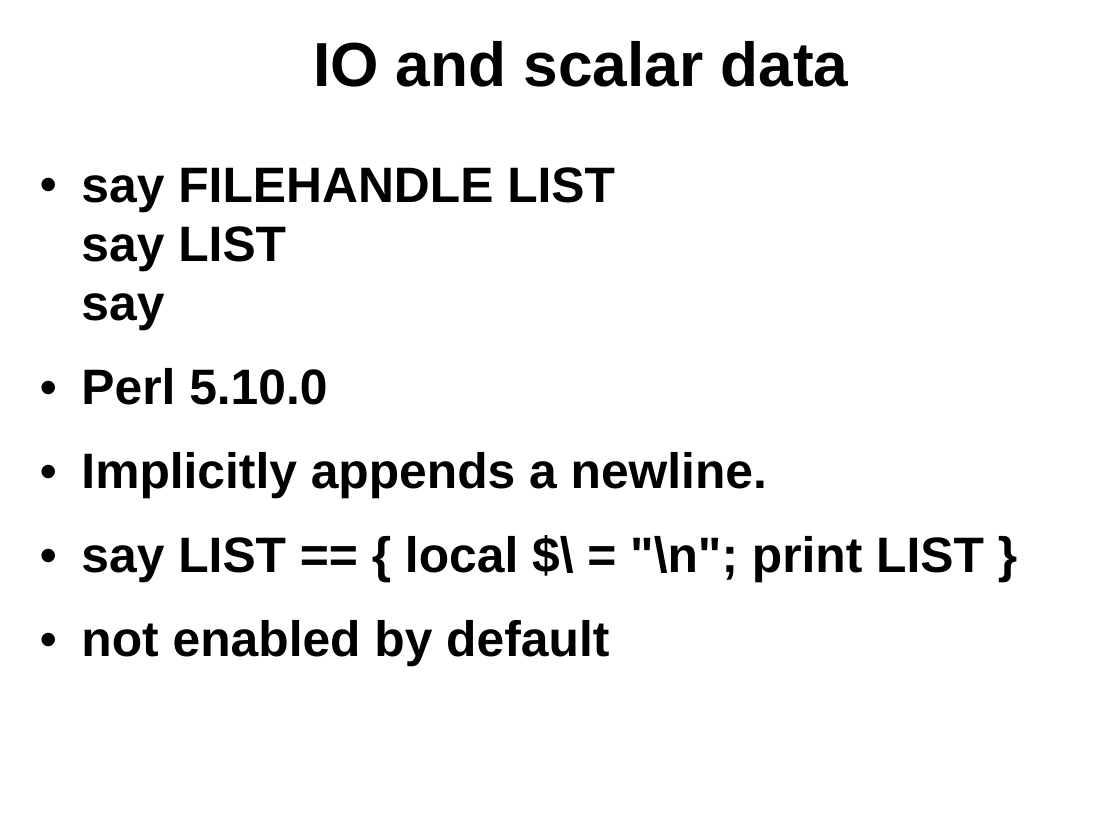
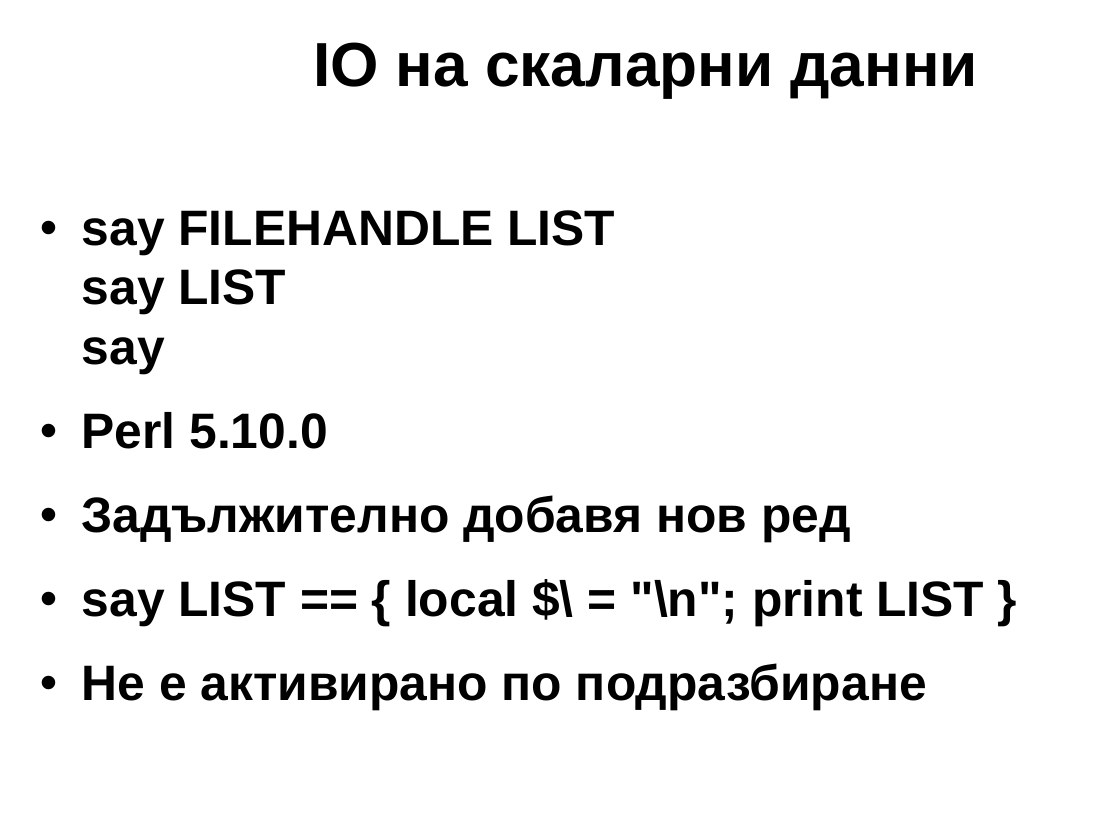
Before and after one commit to kberov/PerlProgrammingCourse, a slide deck: slide 10 of 06_io_bg.odp. Drawn at 1120x840 pixels with LibreOffice and Linux fonts; fonts in the diff are those of the drawing; background and template pictures are left out. Boxes give left, top, right and bottom in pixels: in the first picture for what was removed or moved away, otherwise in the second. Text is boxed around its words. In the diff, an @@ line names an element or a change of style, - is before the commit and + after.

```diff
--- a/06_io_bg.odp
+++ b/06_io_bg.odp
@@ title at bbox=[313, 42, 978, 97]: text changed @@
-IO and scalar data
+IO на скаларни данни
@@ text "say FILEHANDLE LIST say LIST ...": place and size @@
-text "say FILEHANDLE LIST say LIST ..." at bbox=[81, 167, 984, 667]
+text "say FILEHANDLE LIST say LIST ..." at bbox=[82, 210, 984, 710]
@@ text at bbox=[82, 495, 851, 542]: text changed @@
-• Implicitly appends a newline.
+• Задължително добавя нов ред
@@ text at bbox=[82, 663, 927, 710]: text changed @@
-• not enabled by default
+• Не е активирано по подразбиране
```
Also in this commit, not shown: 25 other slides changed, 17 slides added, 17 slides removed, 2 other files.
